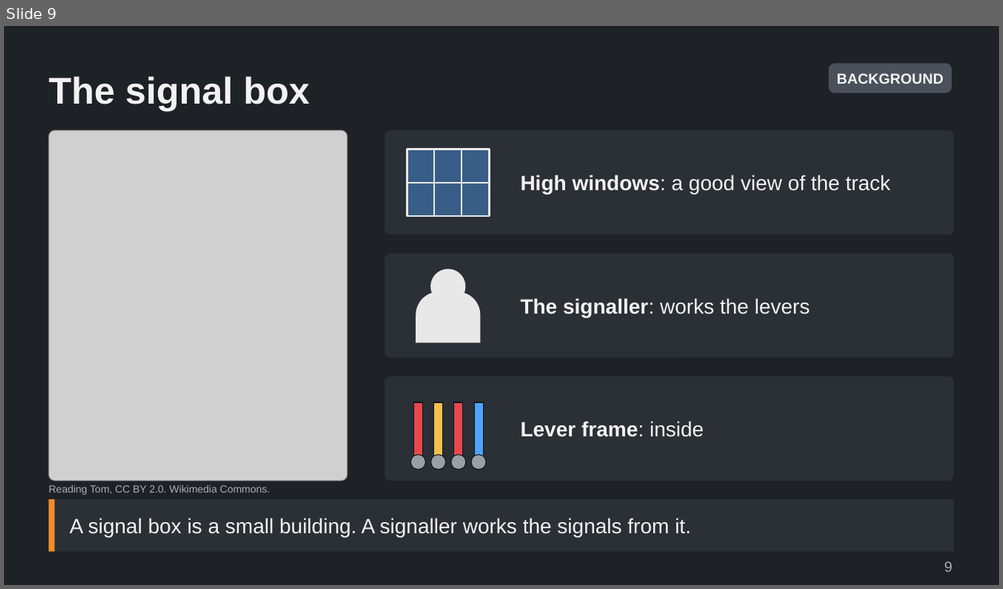
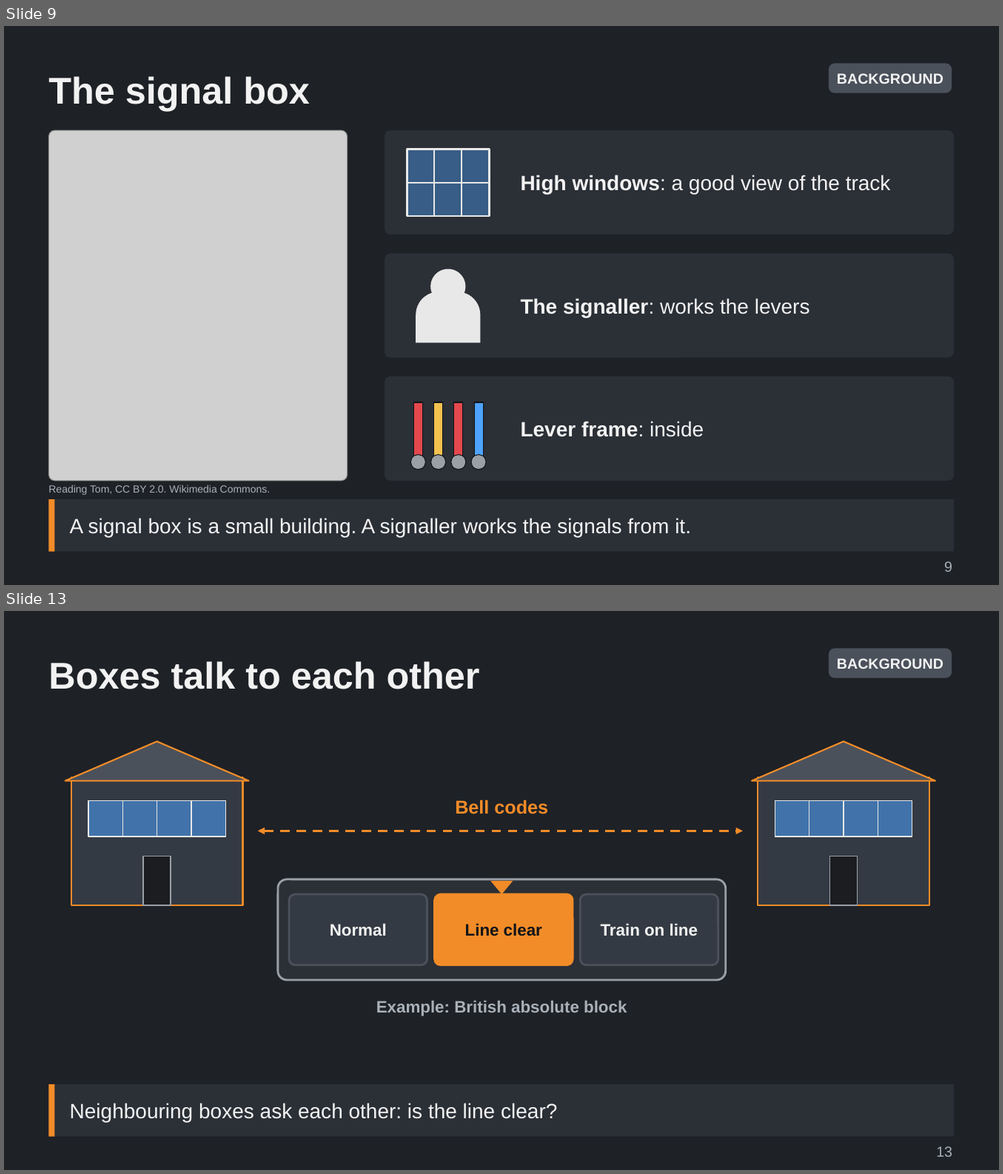
Before and after one commit to Tarenkookoo/Satisfactory---Early-Locomotion, a slide deck: Reporting/Claude Presents/Deck2_Signals/Signals_and_Signal_Boxes_Explained.pptx. Shown one above the other, each under a label of ours: slide 9 before the commit, slides 9 and 13 after it; the slides between them are not shown. The pictures are 1003x589 and 1003x1174 pixels, drawn with LibreOffice and Linux fonts; fonts in the diff are those of the drawing; grey boxes stand for pictures. Boxes give left, top, right and bottom in pixels: in the first picture for what was removed or moved away, otherwise in the second. Text is boxed around its words. In the diff, an @@ line names an element or a change of style, - is before the commit and + after.

```diff
--- a/Reporting/Claude Presents/Deck2_Signals/Signals_and_Signal_Boxes_Explained.pptx
+++ b/Reporting/Claude Presents/Deck2_Signals/Signals_and_Signal_Boxes_Explained.pptx
@@ slide 13 added at box(4, 611, 999, 1170), background #1E2126 @@
@@ rounded rectangle added at box(828, 648, 951, 678), fill #4A515B, 14 pt, text #F2F2F2, bold @@
+BACKGROUND
@@ title added at box(48, 661, 480, 689), 36 pt, text #F2F2F2, bold @@
+Boxes talk to each other
@@ group added at box(65, 741, 935, 1017): 6 rectangles, 6 lines, 4 rounded rectangles, 3 freeform shapes, 2 texts, 1 double arrow @@
+Bell codes
+Normal
+Line clear
+Train on line
+Example: British absolute block
@@ rectangle added at box(48, 1085, 954, 1137), fill #2B2F36, 20 pt, text #F2F2F2 @@
+Neighbouring boxes ask each other: is the line clear?
@@ rectangle added at box(48, 1085, 55, 1137), fill #F28C28 @@
@@ text added at box(936, 1147, 952, 1157), 14 pt, text #A9B0B8 @@
+13
```
Also in this commit, not shown: 8 other slides added, 1 other file.
